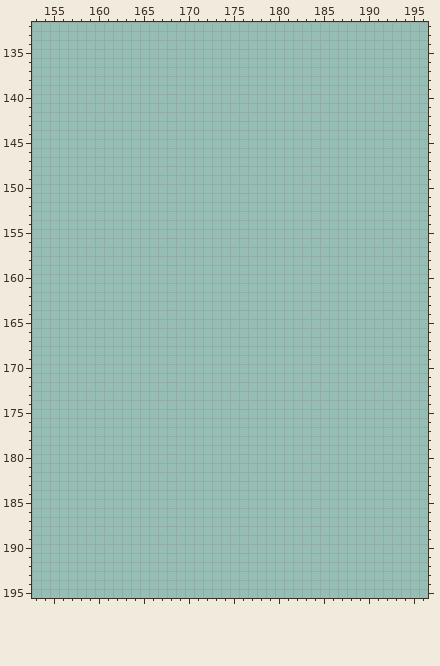
Pixel-art file, stored at aseprite/tileset_human.aseprite. This is how it looked before the edit.
352x320 pixels, 1 frame. Colours within 5 levels of each other are drawn and written as one. Shown: x 153..196, y 132..195.
New version:
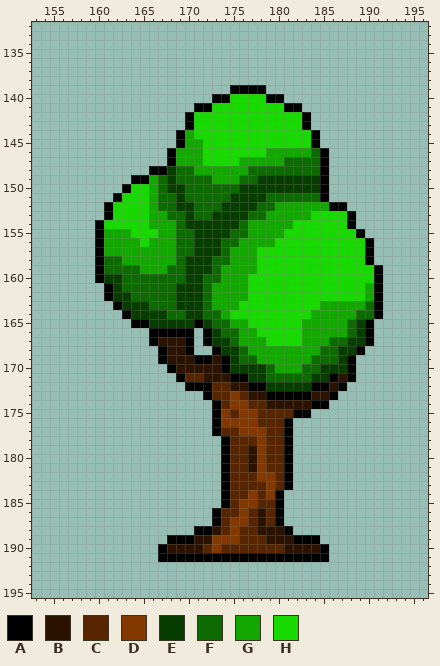
Palette (. is transparent): A #000000  B #2c1300  C #572500  D #833800  E #073e00  F #0c6a00  G #13a800  H #19da00
Difference:
y 139: x 175..178 .... -> AAAA
y 140: x 173..180 ........ -> AAHHHHAA
y 141: x 171..182 ............ -> AAHHHHHHHHAA
y 142..143: x 170..183 .............. -> AHHHHHHHHHHHHA
y 144: x 169..184 ................ -> AGHHHHHHHHHHHHHA
y 145: x 169..184 ................ -> AGGHHHHHHHHHHHHA
y 146: x 168..185 .................. -> AGGGHHHHHHHGGGGGFA
y 147: x 168..185 .................. -> AGGGHHHHGGGGGFFFFA
y 148: x 166..185 .................... -> AAEFFGGGGGGFFFFFFFFA
y 149: x 164..185 ...................... -> AAGFEFFFFGGGFFEEEEEEEA
y 150: x 163..185 ....................... -> AHHGFEEFFFFFFEEEEEEEEEA
y 151: x 162..185 ........................ -> AHHHGFFEFFFFFEEEEFFFFFFA
y 152: x 161..187 ........................... -> AHHHHGFFEEFFFEEEEFFGGGGGGAA
y 153: x 161..188 ............................ -> AHHHHGGFFEFFEEEEFFGGGGGHHHHA
y 154: x 160..188 ............................. -> AHHHHHGGGFEEEEEEFGGGGGHHHHHHA
y 155: x 160..189 .............................. -> AGGGHHHGGFFEEEEFFGGGGHHHHHHHHA
y 156: x 160..190 ............................... -> AGGGGHGGGFFEEEFFGGGGHHHHHHHHHHA
y 157: x 160..190 ............................... -> AGGGGGGGGFFEEEFGGGHHHHHHHHHHHHA
y 158: x 160..190 ............................... -> AFFGGGGGGFEEEFFGGGHHHHHHHHHHHHA
y 159: x 160..191 ................................ -> AFFFFGGGFFEEEFGGGGHHHHHHHHHHHHHA
y 160: x 160..191 ................................ -> AEEFFFFFFFEEFFGGGHHHHHHHHHHHHHHA
y 161: x 161..191 ............................... -> AEFFFFFFEEEFGGGGHHHHHHHHHHHHHGA
y 162: x 161..191 ............................... -> AEEFFFFFEEEFGGGGHHHHHHHHHHHHHGA
y 163: x 162..191 .............................. -> AEEEFFFEEEFGGGHHHHHHHHHGGGGGFA
y 164: x 163..191 ............................. -> AEEEEFFEEFFGHHHHHHHHHGGGGGFFA
y 165: x 164..190 ........................... -> AAEEEEEAEFFGGHHHHHHGGGGGFEA
y 166: x 166..170 ..... -> AAAAA; x 172..190 ................... -> AEFFGGHHHHHGGGGGFEA
y 167: x 166..170 ..... -> ABBBA; x 172..190 ................... -> AEEFGGGHHHHGGGFFEEA
y 168: x 167..170 .... -> ABBA; x 173..189 ................. -> AEEFGGGGGGGGFFEEA
y 169: x 167..188 ...................... -> ABBBAABAEFFGGGGGGFFFEA
y 170: x 168..188 ..................... -> ABBBBBAEEEEFGGGFFEEEA
y 171: x 169..188 .................... -> ACCBBBAAEEFFFFFEEABA
y 172: x 170..187 .................. -> AAACCBBAAEEEEEAABA
y 173: x 172..186 ............... -> ACCDCBBAAAAABBA
y 174: x 173..185 ............. -> ACDDCCBBBBBAA
y 175: x 173..183 ........... -> ADCDDCCCCAA
y 176: x 173..181 ......... -> ADDDDCCCA
y 177: x 173..181 ......... -> ACCDDDCCA
y 178: x 174..181 ........ -> ACCCDCCA
y 179..181: x 174..181 ........ -> ACCBDCCA
y 182: x 174..181 ........ -> ACCCDDCA
y 183: x 174..181 ........ -> ACCCCDCA
y 184: x 174..180 ....... -> ACCDCDA
y 185: x 174..180 ....... -> ACDDCCA
y 186: x 173..180 ........ -> ACCDCBCA
y 187: x 173..180 ........ -> ACDDCBCA
y 188: x 171..181 ........... -> AABCDCCBBBA
y 189: x 168..184 ................. -> AAABBDDDCCCBBBAAA
y 190: x 167..185 ................... -> ABBBBCDCCCCCCCBBBBA
y 191: x 167..185 ................... -> AAAAAAAAAAAAAAAAAAA
Changed places in both pictures, as pixel boxes (x1, y1, x2, y2):
added: (95, 85, 383, 562)
